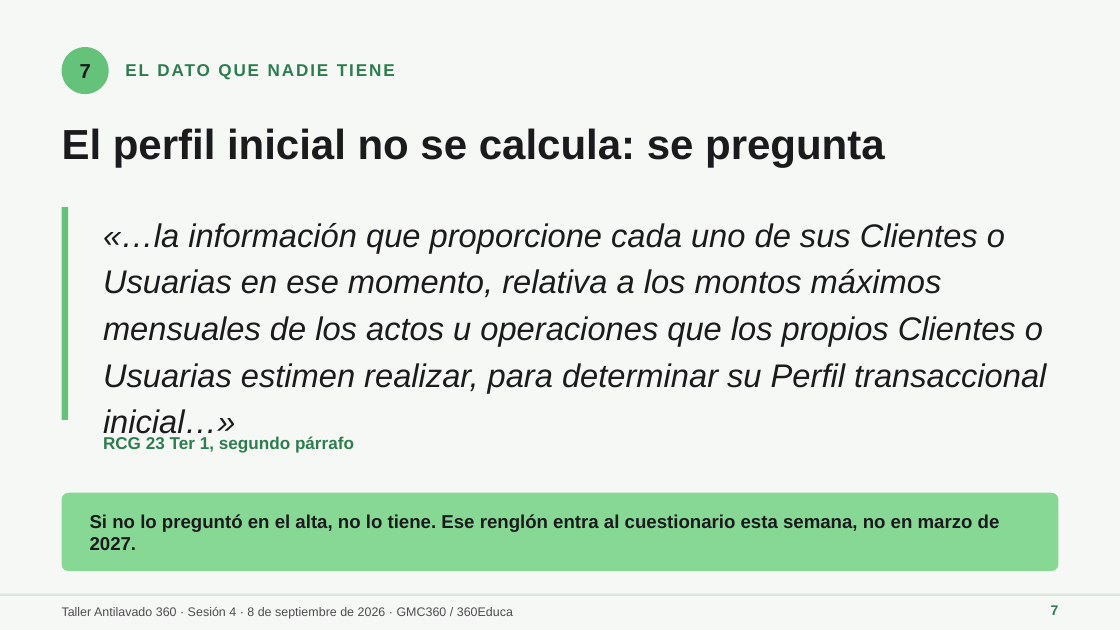
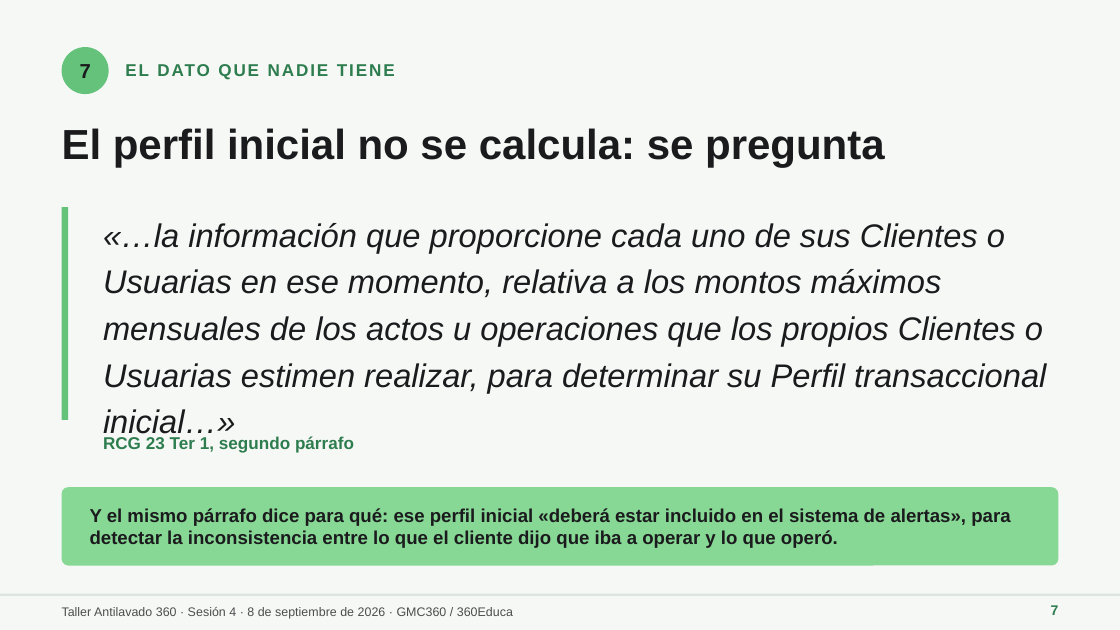
Before and after one commit to maribelvazquez/S01-TAV-IDENTIFICACION, a slide deck: slide 7 of s04/descargables/S04_ALU_01_Presentacion.pptx. Drawn at 1120x630 pixels with LibreOffice and Linux fonts; fonts in the diff are those of the drawing. Boxes give left, top, right and bottom in pixels: in the first picture for what was removed or moved away, otherwise in the second. Text is boxed around its words. In the diff, an @@ line names an element or a change of style, - is before the commit and + after.

```diff
--- a/s04/descargables/S04_ALU_01_Presentacion.pptx
+++ b/s04/descargables/S04_ALU_01_Presentacion.pptx
@@ rounded rectangle: place and size @@
-rounded rectangle at <box>62,493,1058,571</box>
+rounded rectangle at <box>62,487,1058,566</box>
@@ text at <box>90,508,1010,548</box>: text changed @@
-Si no lo preguntó en el alta, no lo tiene. Ese renglón entra al cuestionario esta semana, no en marzo de 2027.
+Y el mismo párrafo dice para qué: ese perfil inicial «deberá estar incluido en el sistema de alertas», para detectar la inconsistencia entre lo que el cliente dijo que iba a operar y lo que operó.
```
Also in this commit, not shown: 17 other slides changed, 1 slide added, 8 other files.
